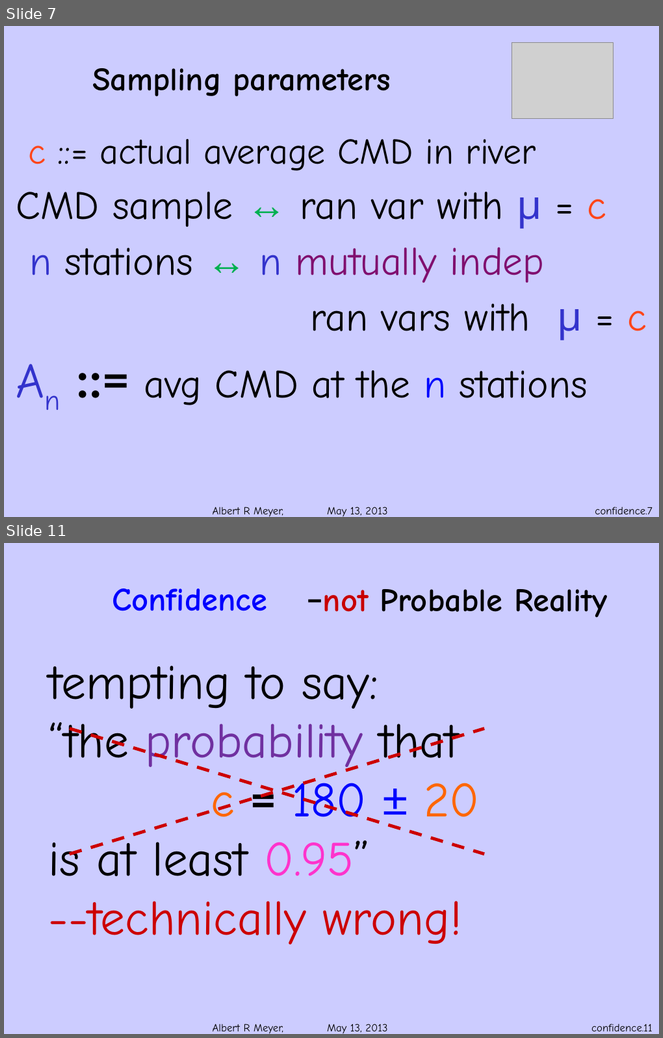
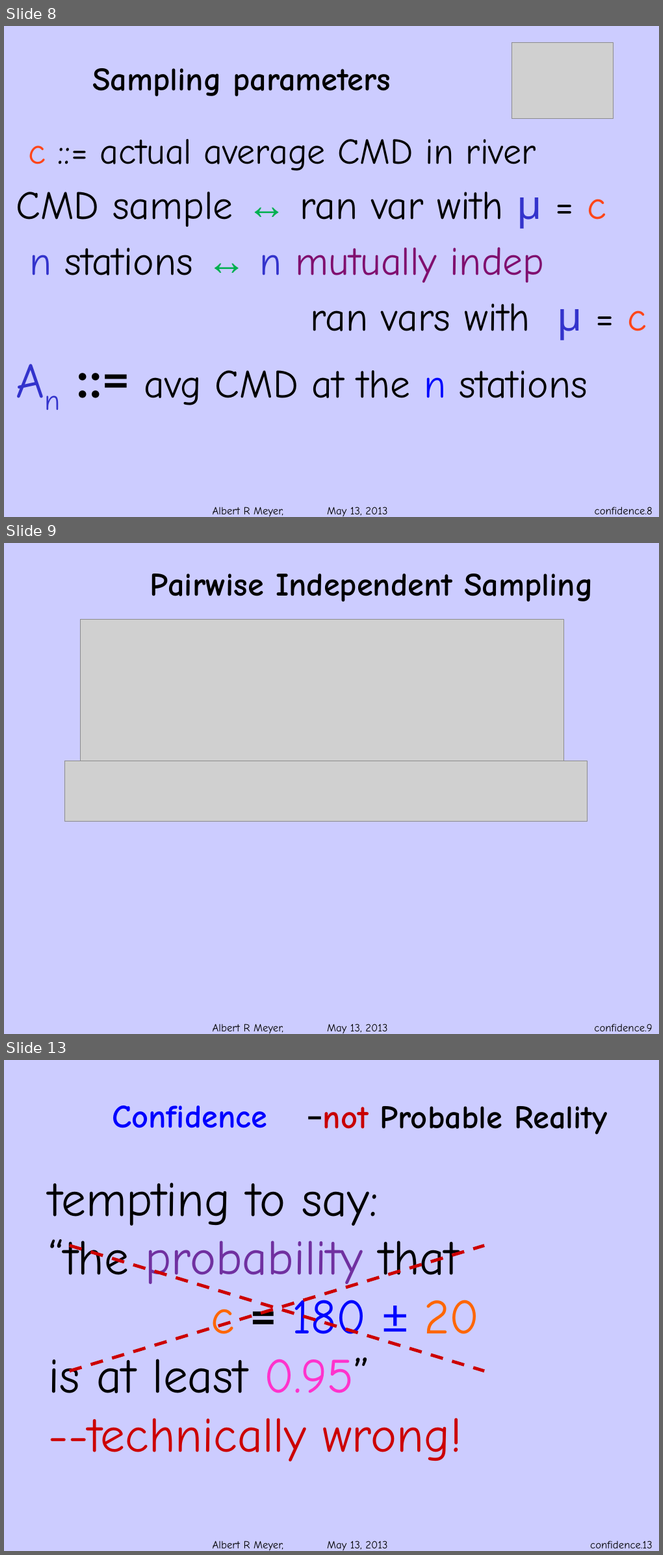
Before and after one commit to armeyer/mcs_web, a slide deck: spring13/slides13/confidence.pptx. Shown one above the other, each under a label of ours: slides 7 and 11 before the commit, slides 8, 9 and 13 after it; the slides between them are not shown. The pictures are 663x1038 and 663x1555 pixels, drawn with LibreOffice and Linux fonts; fonts in the diff are those of the drawing; grey boxes stand for pictures; background and template pictures are left out. Boxes give left, top, right and bottom in pixels: in the first picture for what was removed or moved away, otherwise in the second. Text is boxed around its words. In the diff, an @@ line names an element or a change of style, - is before the commit and + after.

Commit message:
law of large & sampling slides

```diff
--- a/spring13/slides13/confidence.pptx
+++ b/spring13/slides13/confidence.pptx
@@ slide 9 added at [4, 543, 659, 1034], background #CCCCFF; not listed: 1 template element that a slide beside it also shows @@
@@ title added at [150, 574, 594, 601], 36 pt, text #000000, bold @@
+Pairwise Independent Sampling
@@ picture added at [81, 620, 564, 771] @@
@@ picture added at [65, 761, 588, 821] @@
@@ page number added at [594, 1024, 652, 1032], 12 pt, text #000000 @@
+confidence.9
@@ what was slide 7 is now slide 8 @@
@@ page number at [595, 507, 653, 515]: text changed @@
-confidence.7
+confidence.8
@@ what was slide 11 is now slide 13 @@
@@ page number at [590, 1541, 653, 1549]: text changed @@
-confidence.11
+confidence.13
```
Also in this commit, not shown: 5 slides changed, 1 other slide added, 4 other files.
